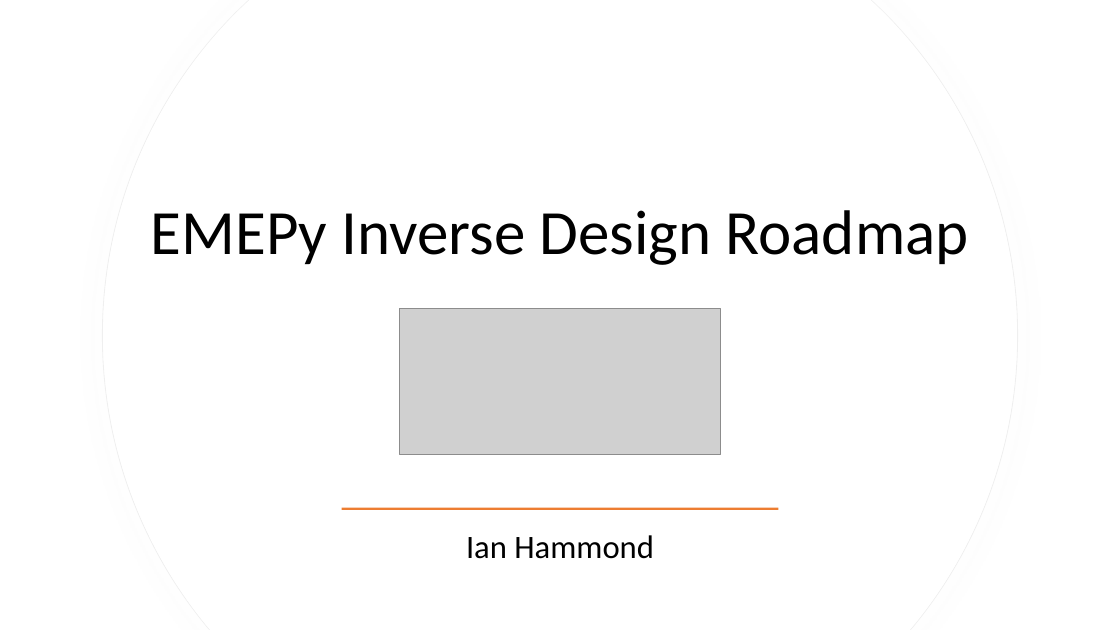
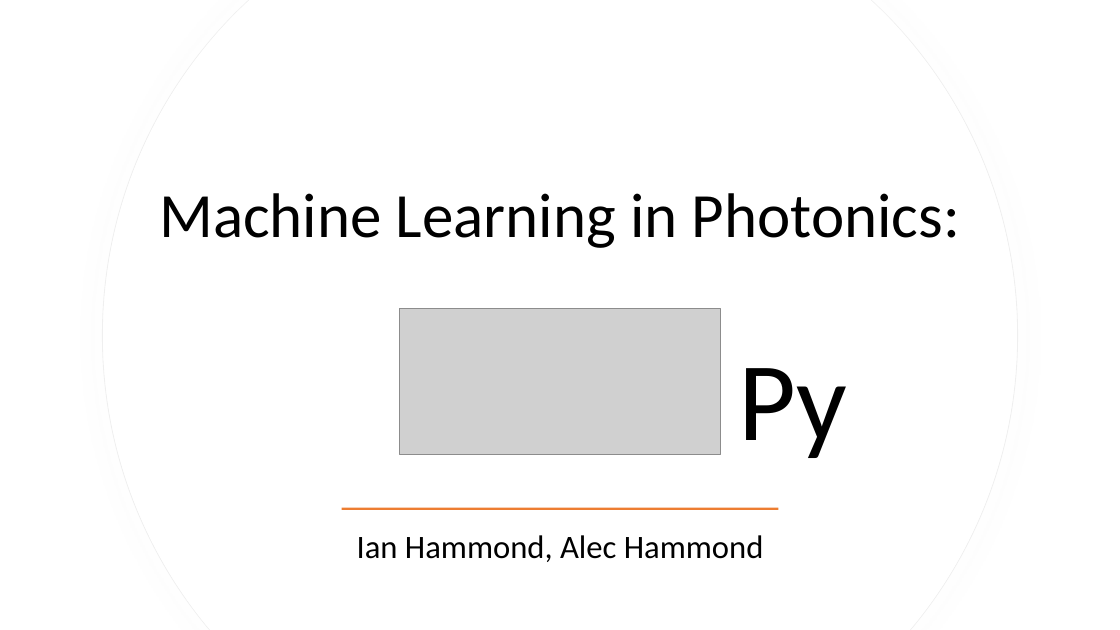
Before and after one commit to BYUCamachoLab/emepy, a slide deck: slide 1 of docs/presentations/Inverse Design Roadmap.pptx. Drawn at 1120x630 pixels with LibreOffice and Linux fonts; fonts in the diff are those of the drawing; grey boxes stand for pictures. Boxes give left, top, right and bottom in pixels: in the first picture for what was removed or moved away, otherwise in the second. Text is boxed around its words. In the diff, an @@ line names an element or a change of style, - is before the commit and + after.

```diff
--- a/docs/presentations/Inverse Design Roadmap.pptx
+++ b/docs/presentations/Inverse Design Roadmap.pptx
@@ title at bbox=[159, 193, 960, 248]: text changed @@
-EMEPy Inverse Design Roadmap
+Machine Learning in Photonics:
@@ text added at bbox=[738, 368, 847, 458], 96 pt, text #000000 @@
+Py
@@ subtitle at bbox=[357, 535, 764, 562]: text changed @@
-Ian Hammond
+Ian Hammond, Alec Hammond
```
Also in this commit, not shown: 5 other slides changed, 6 slides added, 1 slide removed, 3 other files.
